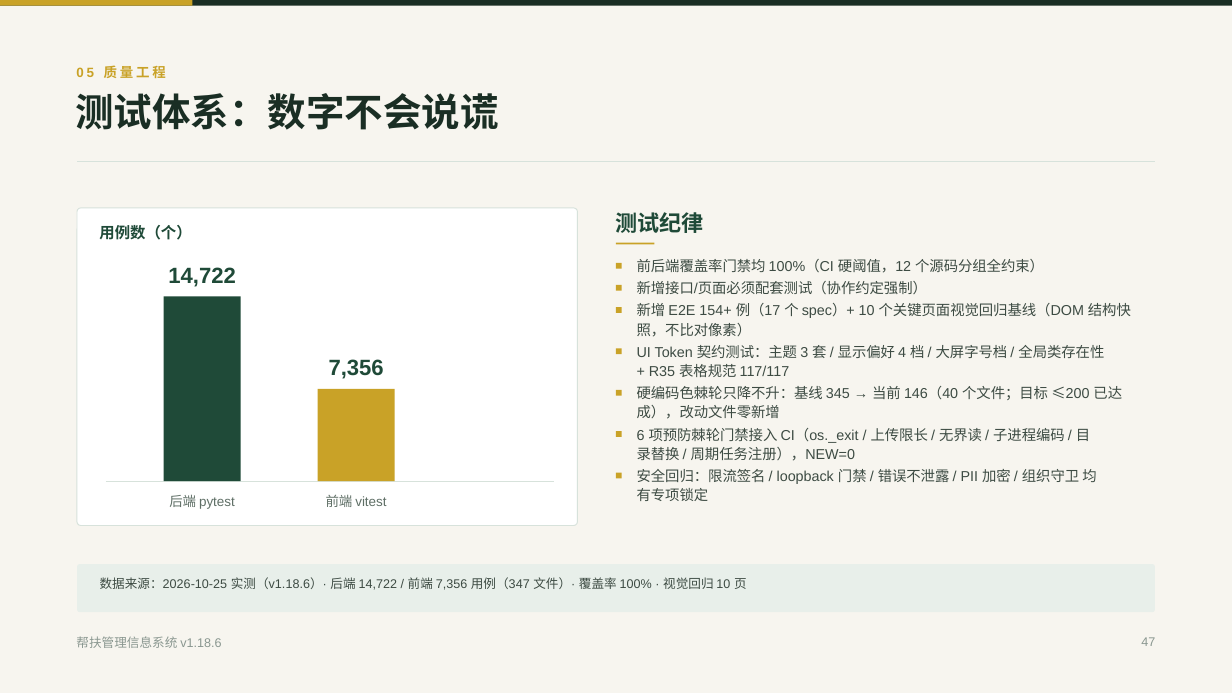
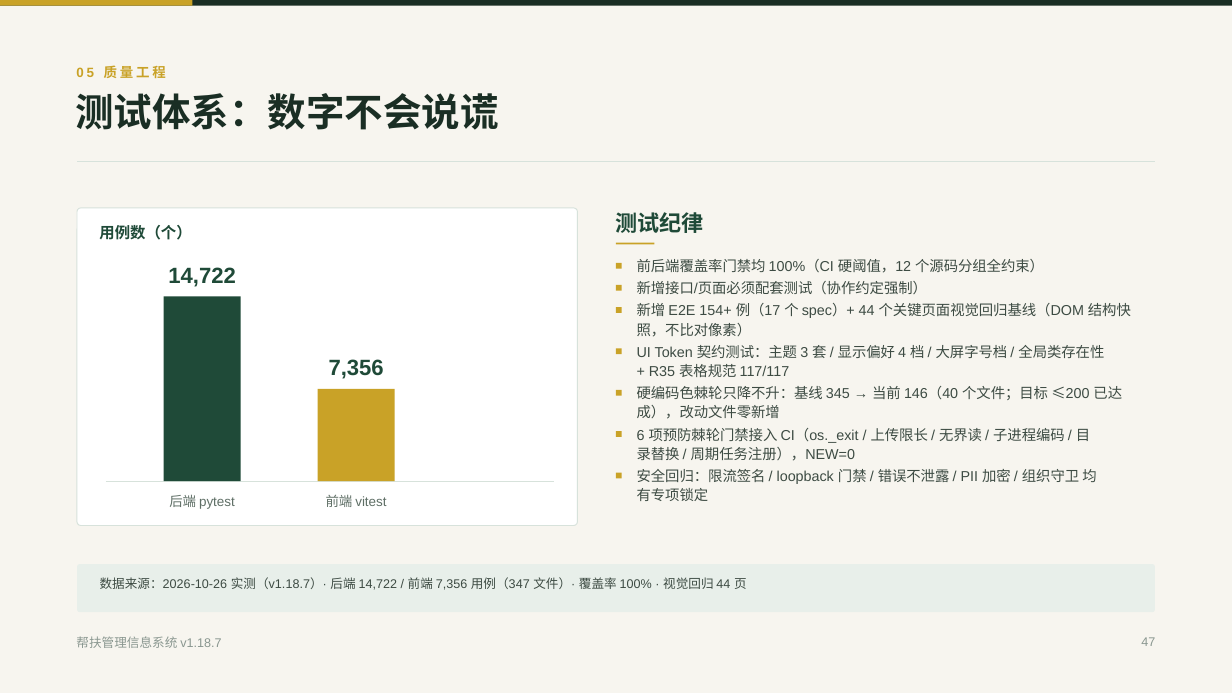
Before and after one commit to lzh745200/MRRS, a slide deck: slide 47 of docs/帮扶管理信息系统介绍.pptx. Drawn at 1232x693 pixels with LibreOffice and Linux fonts; fonts in the diff are those of the drawing. Boxes give left, top, right and bottom in pixels: in the first picture for what was removed or moved away, otherwise in the second. Text is boxed around its words. In the diff, an @@ line names an element or a change of style, - is before the commit and + after.

```diff
--- a/docs/帮扶管理信息系统介绍.pptx
+++ b/docs/帮扶管理信息系统介绍.pptx
@@ text at (637, 303, 1131, 318): text changed @@
-新增 E2E 154+ 例（17 个 spec）+ 10 个关键页面视觉回归基线（DOM 结构快
+新增 E2E 154+ 例（17 个 spec）+ 44 个关键页面视觉回归基线（DOM 结构快
@@ text at (100, 577, 747, 590): text changed @@
-数据来源：2026-10-25 实测（v1.18.6）· 后端 14,722 / 前端 7,356 用例（347 文件）· 覆盖率 100% · 视觉回归 10 页
+数据来源：2026-10-26 实测（v1.18.7）· 后端 14,722 / 前端 7,356 用例（347 文件）· 覆盖率 100% · 视觉回归 44 页
@@ text at (76, 636, 221, 648): text changed @@
-帮扶管理信息系统 v1.18.6
+帮扶管理信息系统 v1.18.7
```
Also in this commit, not shown: 49 other slides changed, 17 other files.
